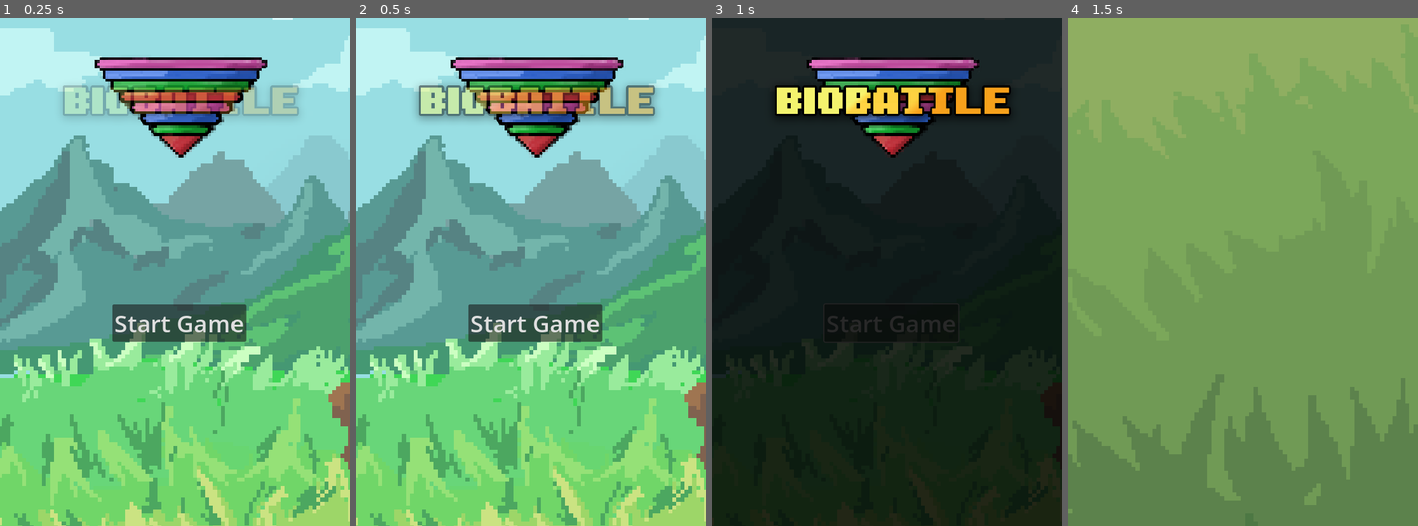
Above: before the commit, frames 1-4 (left to right).
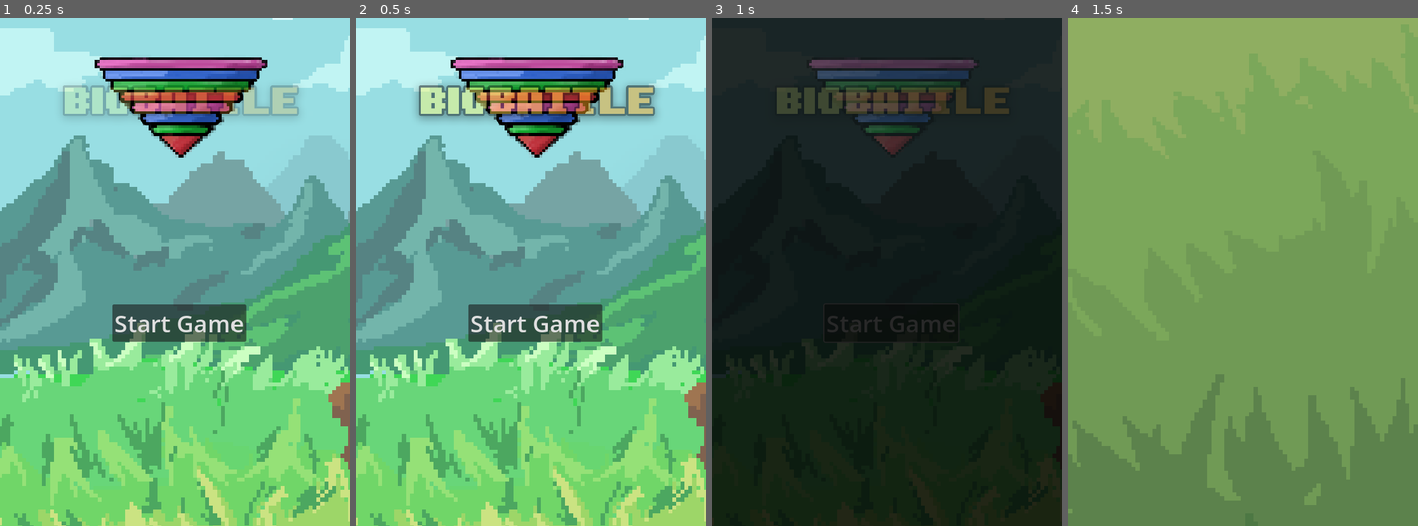
Above: after the commit, the same moments.

Repository: dwit729/biobattle
Game: Godot game, scene res://Scenes/main.tscn
The game is run twice, just before and just after one commit, with the same random seed, the same clock (stepped at 60 frames per second) and the same inputs.
Inputs:
- Up to frame 1 (0.25 s): no input
- Up to frame 2 (0.5 s): no input
- Up to frame 3 (1 s): click "Start Game" at 0.5 s
- Up to frame 4 (1.5 s): no input

Frames 1-2 are identical in both runs. In frame 3, 6.6% of the frame differs, in the area x 17-86%, y 7-28%; in frame 4, nothing differs.

Commit message:
test transition

Diff:
--- a/Scenes/logoanim.tscn
+++ b/Scenes/logoanim.tscn
@@ -32,10 +32,51 @@
 "update": 0,
 "values": [Color(1, 1, 1, 1)]
 }
+tracks/1/type = "value"
+tracks/1/imported = false
+tracks/1/enabled = true
+tracks/1/path = NodePath("Sprite2D:modulate")
+tracks/1/interp = 1
+tracks/1/loop_wrap = true
+tracks/1/keys = {
+"times": PackedFloat32Array(0),
+"transitions": PackedFloat32Array(1),
+"update": 0,
+"values": [Color(1, 1, 1, 1)]
+}
+
+[sub_resource type="Animation" id="Animation_4dbp2"]
+resource_name = "fadeout"
+length = 0.5
+tracks/0/type = "value"
+tracks/0/imported = false
+tracks/0/enabled = true
+tracks/0/path = NodePath("Sprite2D2:modulate")
+tracks/0/interp = 1
+tracks/0/loop_wrap = true
+tracks/0/keys = {
+"times": PackedFloat32Array(0, 0.5),
+"transitions": PackedFloat32Array(1, 1),
+"update": 0,
+"values": [Color(1, 1, 1, 1), Color(1, 1, 1, 0)]
+}
+tracks/1/type = "value"
+tracks/1/imported = false
+tracks/1/enabled = true
+tracks/1/path = NodePath("Sprite2D:modulate")
+tracks/1/interp = 1
+tracks/1/loop_wrap = true
+tracks/1/keys = {
+"times": PackedFloat32Array(0, 0.5),
+"transitions": PackedFloat32Array(1, 1),
+"update": 0,
+"values": [Color(1, 1, 1, 1), Color(1, 1, 1, 0)]
+}
 
 [sub_resource type="AnimationLibrary" id="AnimationLibrary_643kh"]
 _data = {
 "RESET": SubResource("Animation_uci8q"),
+"fadeout": SubResource("Animation_4dbp2"),
 "logoanim": SubResource("Animation_w034x")
 }
 
--- a/Scenes/mainmenu.gd
+++ b/Scenes/mainmenu.gd
@@ -11,5 +11,6 @@
 func _on_button_pressed() -> void:
 	transpage.show()
 	trans.play("fadein")
+	logo.play("fadeout")
 	await get_tree().create_timer(0.5).timeout
 	get_tree().change_scene_to_file("res://Scenes/game.tscn")
Not shown: 1 places in Scenes/logoanim.tscn that only renumber resources
